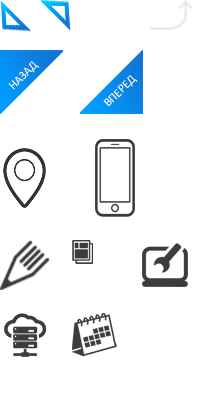
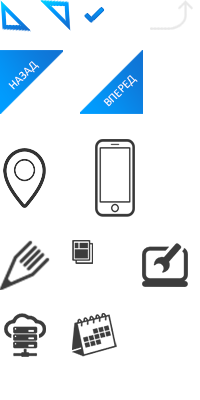
Comparing the layer stacks of the two 200px x 400px images. Changes:
added layer "Layer 19" above "Layer 18" over [84, 7, 105, 23]
